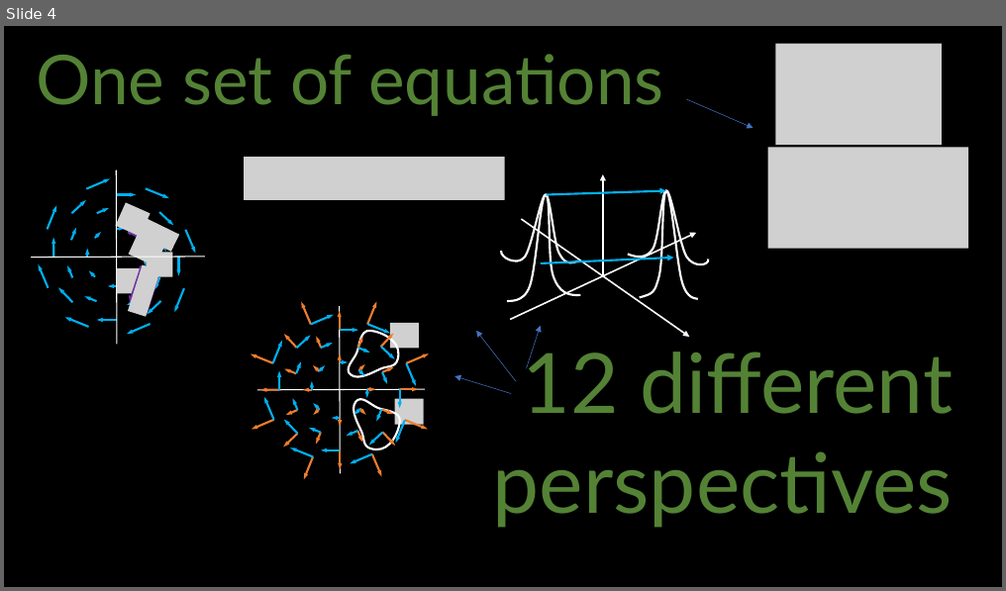
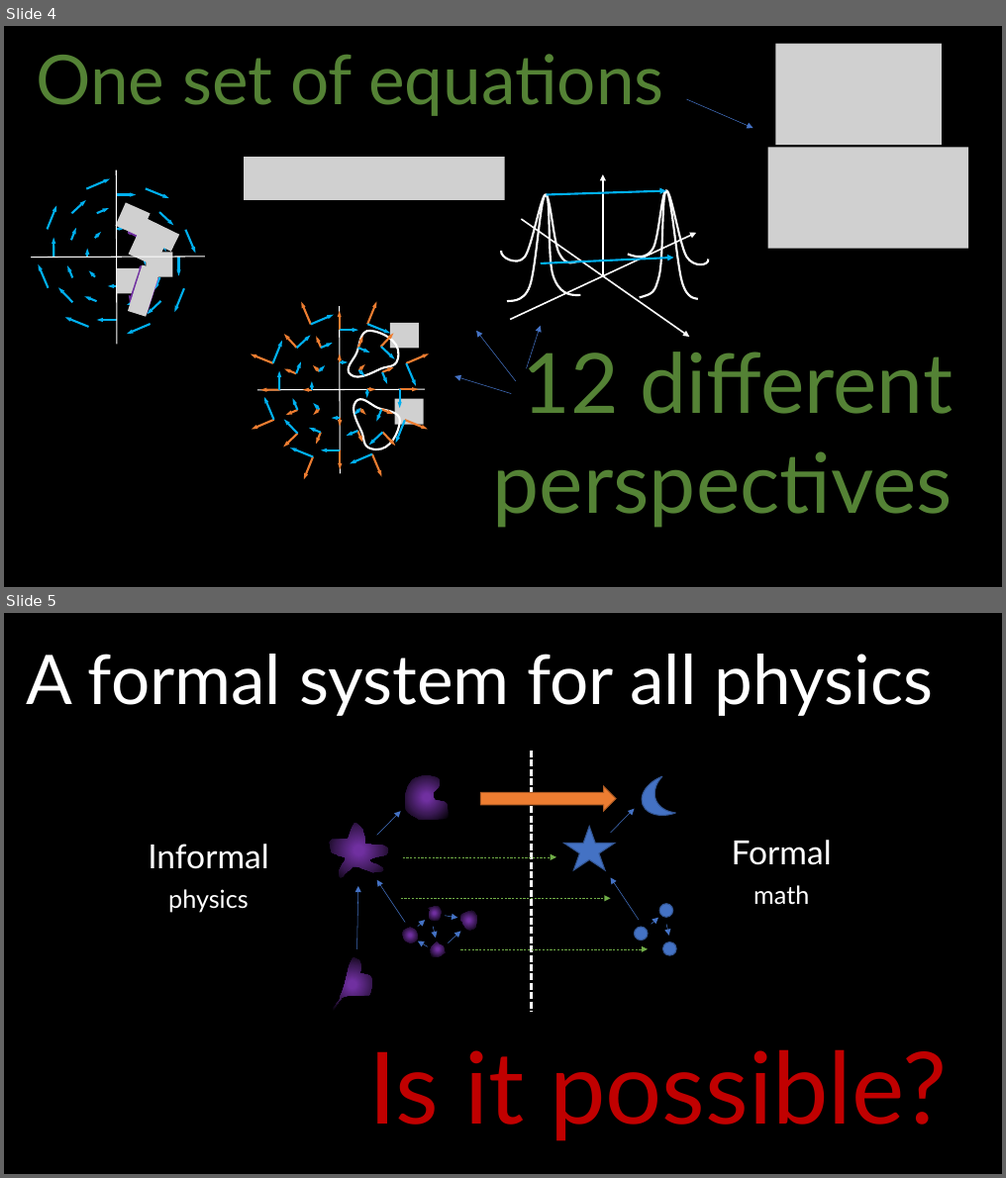
Before and after one commit to assumptionsofphysics/slides, a slide deck: 2024/2024Thumbnail.pptx. Shown one above the other, each under a label of ours: slide 4 before the commit, slides 4 and 5 after it. The pictures are 1006x591 and 1006x1178 pixels, drawn with LibreOffice and Linux fonts; fonts in the diff are those of the drawing; grey boxes stand for pictures; background and template pictures are left out. Boxes give left, top, right and bottom in pixels: in the first picture for what was removed or moved away, otherwise in the second. Text is boxed around its words. In the diff, an @@ line names an element or a change of style, - is before the commit and + after.

```diff
--- a/2024/2024Thumbnail.pptx
+++ b/2024/2024Thumbnail.pptx
@@ slide 5 added at box(4, 613, 1002, 1174), background #000000 @@
@@ text added at box(27, 654, 933, 716), 66 pt, text #FFFFFF @@
+A formal system for all physics
@@ line added from (531, 750) to (531, 1012), #FFFFFF 2.25 pt dashed @@
@@ text added at box(148, 844, 268, 869), 32 pt, text #FFFFFF @@
+Informal
@@ text added at box(732, 840, 832, 865), 32 pt, text #FFFFFF @@
+Formal
@@ text added at box(168, 889, 249, 912), 24 pt, text #FFFFFF @@
+physics
@@ text added at box(753, 885, 809, 905), 24 pt, text #FFFFFF @@
+math
@@ group added at box(330, 775, 676, 1012): 15 arrows, 7 freeform shapes, 3 ellipses, 1 moon, 1 star, 1 right arrow @@
@@ text added at box(369, 1050, 946, 1142), 96 pt, text #C00000 @@
+Is it possible?
```
Also in this commit, not shown: 2 other files.
